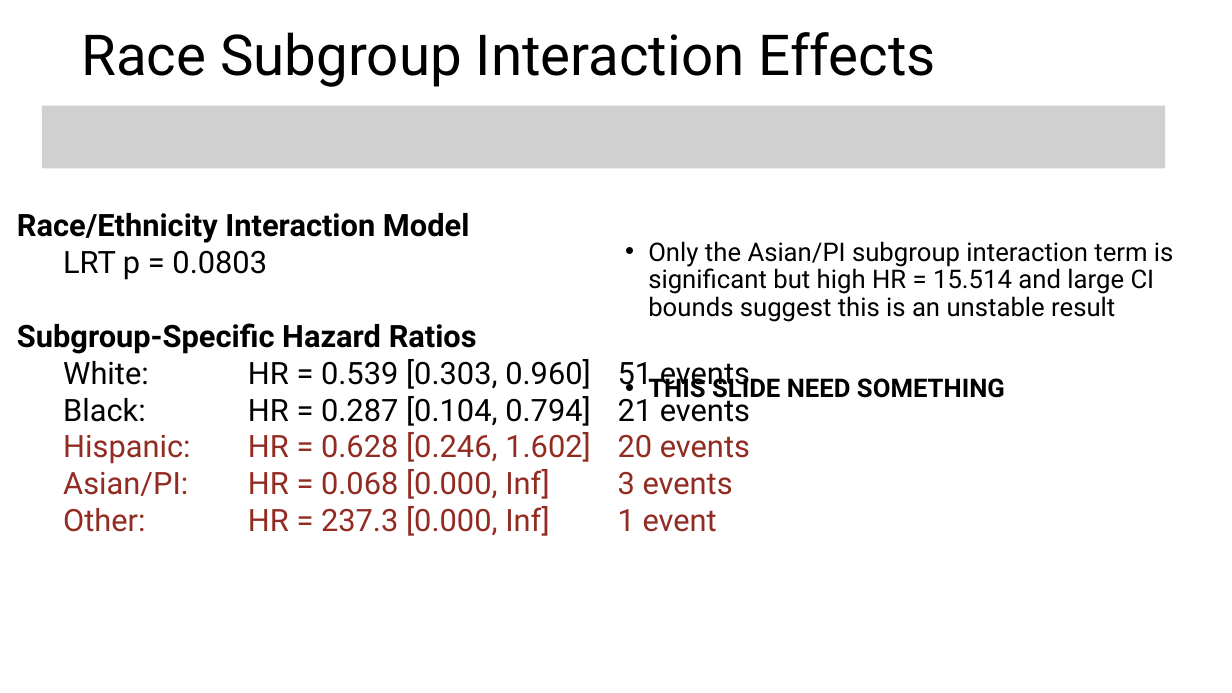
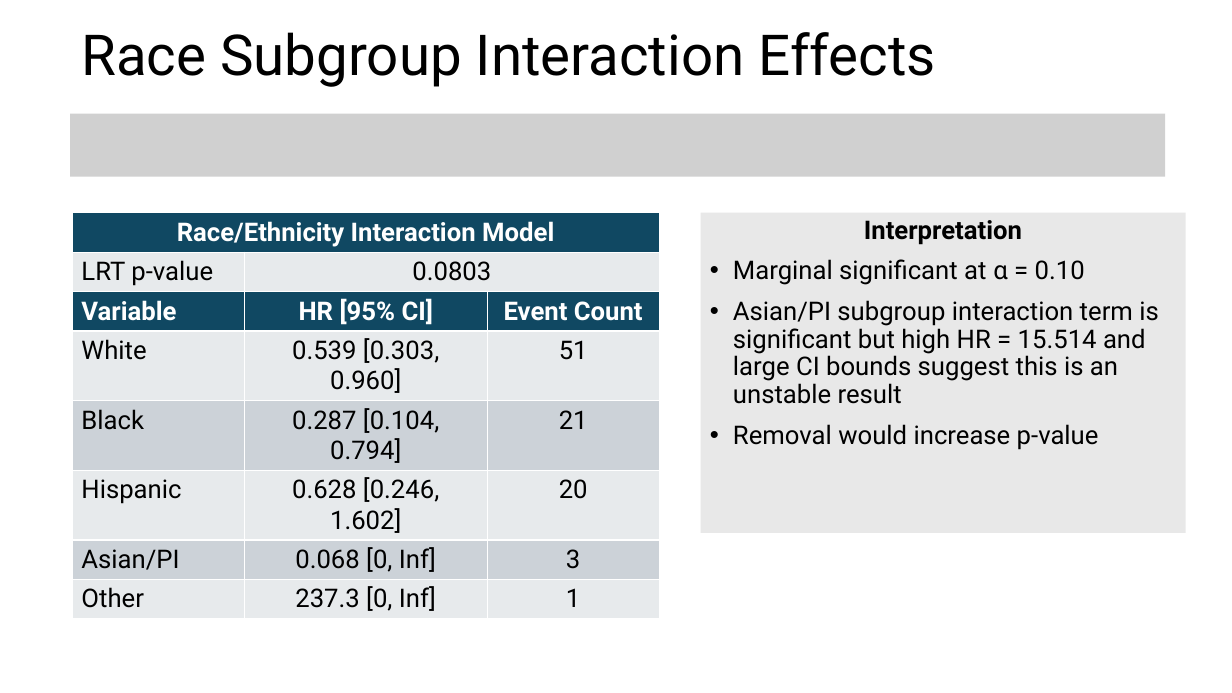
Before and after one commit to susanpeck/Math261BExperimentalDesignProject, a slide deck: slide 9 of Document_Files/Presentation_Slides_v2.pptx. Drawn at 1232x693 pixels with LibreOffice and Linux fonts; fonts in the diff are those of the drawing; grey boxes stand for pictures. Boxes give left, top, right and bottom in pixels: in the first picture for what was removed or moved away, otherwise in the second. Text is boxed around its words. In the diff, an @@ line names an element or a change of style, - is before the commit and + after.

```diff
--- a/Document_Files/Presentation_Slides_v2.pptx
+++ b/Document_Files/Presentation_Slides_v2.pptx
@@ picture: place and size @@
-picture at [42,105,1165,168]
+picture at [70,114,1165,177]
@@ text removed at [17,213,717,536] @@
-Race/Ethnicity Interaction Model
-  LRT p = 0.0803
-Subgroup-Specific Hazard Ratios
-  White: HR = 0.539 [0.303, 0.960] 51 events
-  Black: HR = 0.287 [0.104, 0.794] 21 events
-  Hispanic: HR = 0.628 [0.246, 1.602] 20 events
-  Asian/PI: HR = 0.068 [0.000, Inf] 3 events
-  Other: HR = 237.3 [0.000, Inf] 1 event
@@ table added at [72,213,659,615], 8 rows, 3 columns @@
+Race/Ethnicity Interaction Model |  | 
+LRT p-value | 0.0803 | 
+Variable | HR [95% CI] | Event Count
+White | 0.539 [0.303, 0.960] | 51
+Black | 0.287 [0.104, 0.794] | 21
+Hispanic | 0.628 [0.246, 1.602] | 20
+Asian/PI | 0.068 [0, Inf] | 3
+Other | 237.3 [0, Inf] | 1
@@ text "Interpretation": place and size @@
-text "Interpretation" at [648,241,1173,404]
+text "Interpretation" at [701,213,1186,533]
@@ text "Interpretation" at [701,213,1186,533]: fill none to #E8E8E8 @@
@@ text at [733,220,1158,450]: text changed @@
-• Only the Asian/PI subgroup interaction term is significant but high HR = 15.514 and large CI bounds suggest this is an unstable result
-• THIS SLIDE NEED SOMETHING
+Interpretation
+• Marginal significant at α = 0.10
+• Asian/PI subgroup interaction term is significant but high HR = 15.514 and large CI bounds suggest this is an unstable result
+• Removal would increase p-value
```
Also in this commit, not shown: 8 other slides changed, 1 slide removed.
